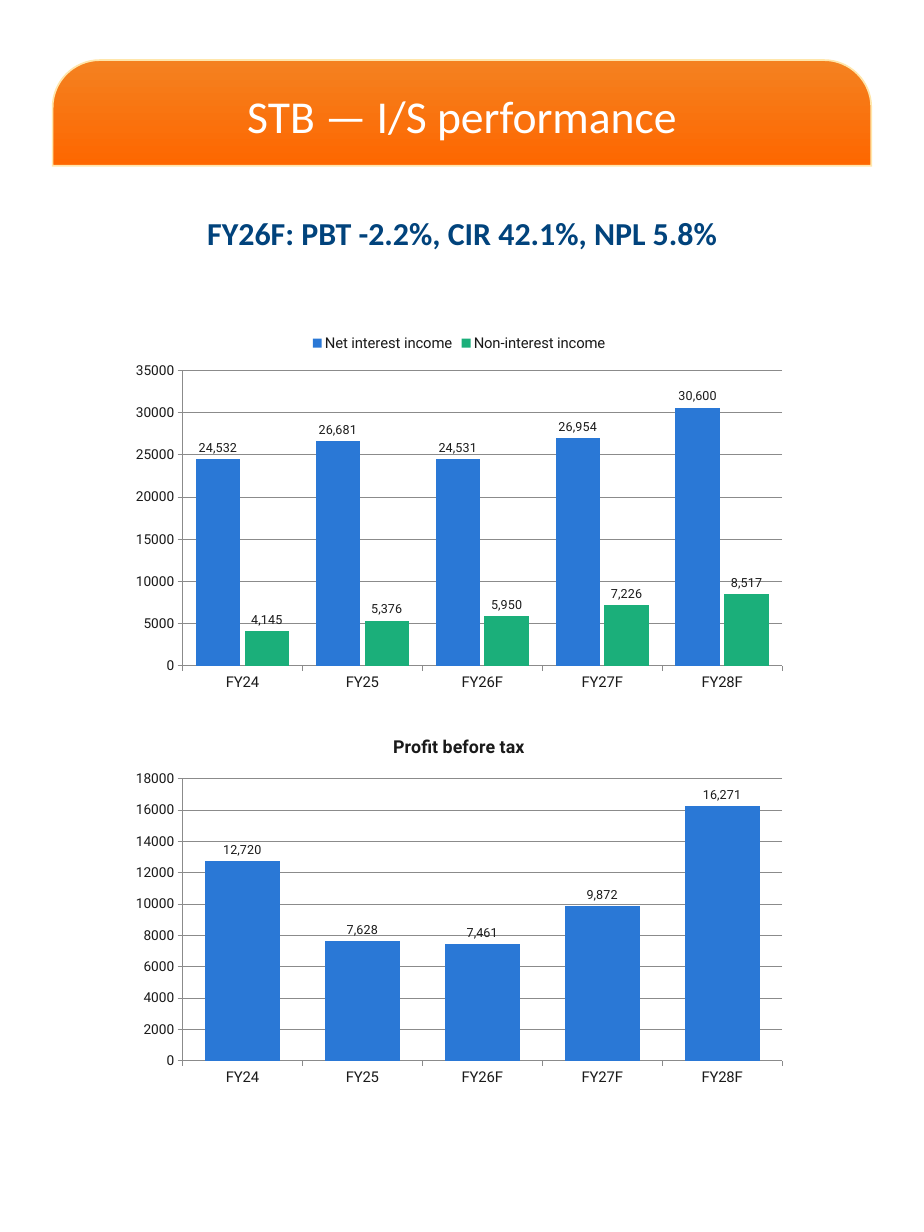
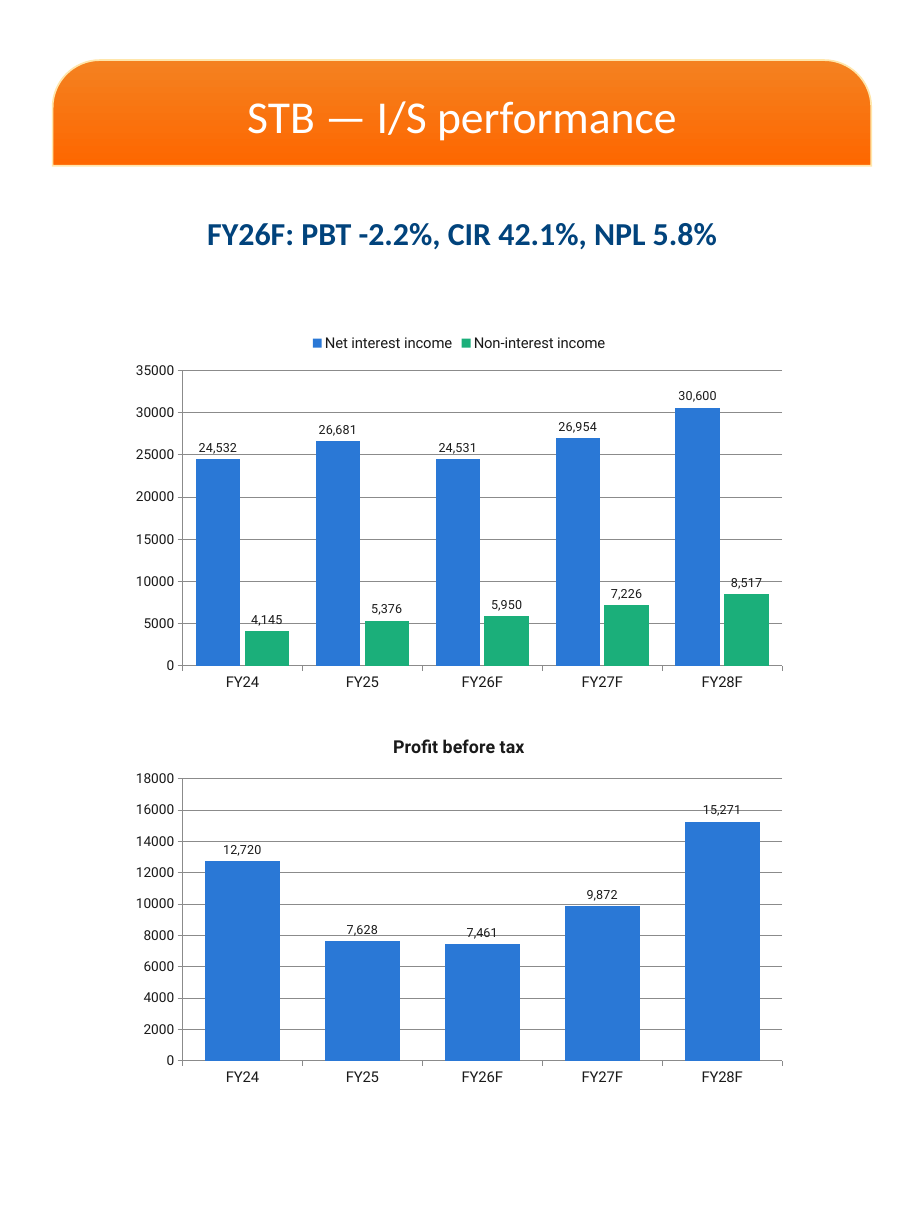
Before and after one commit to datquanton/verbose-guide, a slide deck: slide 3 of MASVN_Mobile_Report_STB_FPT_2Q26_EN_VN.pptx. Drawn at 924x1232 pixels with LibreOffice and Linux fonts; fonts in the diff are those of the drawing; background and template pictures are left out. Boxes give left, top, right and bottom in pixels: in the first picture for what was removed or moved away, otherwise in the second. Text is boxed around its words. In the diff, an @@ line names an element or a change of style, - is before the commit and + after.

```diff
--- a/MASVN_Mobile_Report_STB_FPT_2Q26_EN_VN.pptx
+++ b/MASVN_Mobile_Report_STB_FPT_2Q26_EN_VN.pptx
@@ column chart at (x1=122, y1=720, x2=796, y2=1094) @@
@@ Profit before tax, FY28F: 16271 to 15271 @@
```
Also in this commit, not shown: 7 other slides changed, 13 other files.
